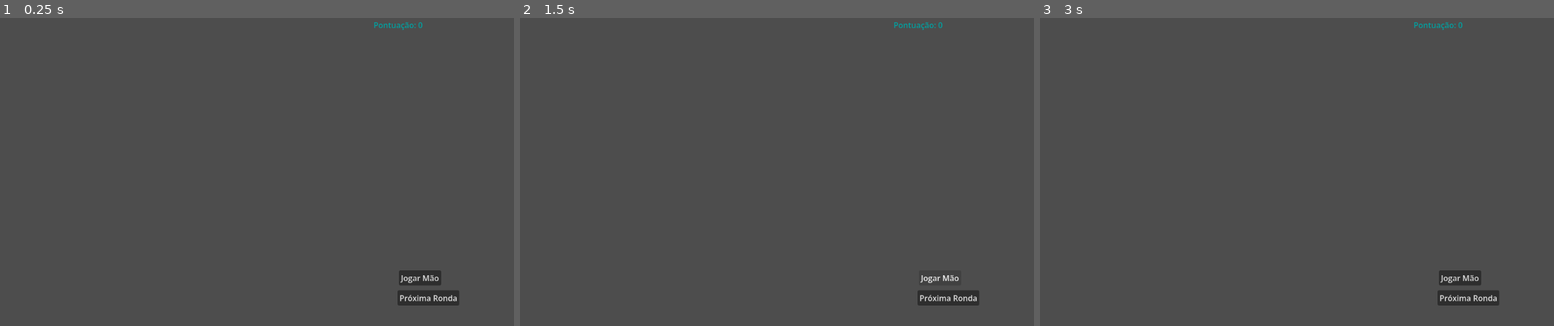
Above: before the commit, frames 1-3 (left to right).
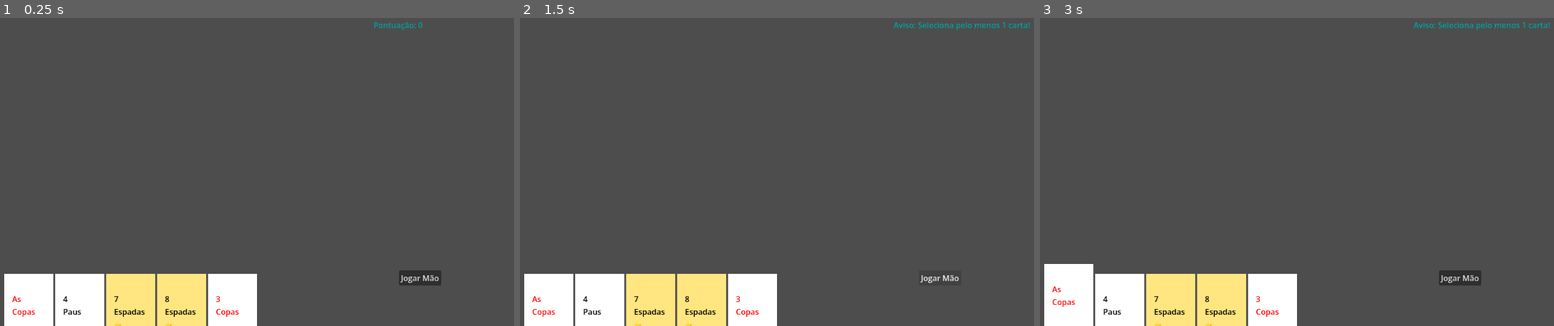
Above: after the commit, the same moments.

Repository: Campos45/des-poker
Game: Godot game, scene res://scenes/main.tscn
Two runs of this game, one before a commit and one after it. Both use one fixed random seed, a clock stepped at 60 frames per second and the inputs below.
Inputs (mouse positions are in pixels of both pictures, inside the frame that each line leads up to):
- Up to frame 1 (0.25 s): no input
- Up to frame 2 (1.5 s): click (946, 298) at 0.5 s, where only the run before the commit has a clickable "Próxima Ronda"; click "Jogar Mão" at 1.25 s
- Up to frame 3 (3 s): click "Jogar Mão" at 2 s; click (1070, 310) at 2.77 s

The runs differ from the first frame. In frame 1, 8.7% of the frame differs, in the area x 0-90%, y 83-100%; in frame 2, 8.9%; in frame 3, 9.2%, in the area x 0-100%, y 1-100%.
Error before the commit: Attempt to call function 'add_child' in base 'null instance' on a null instance. (res://scripts/deck.gd:52)

Commit message:
Sprint 10: O Ciclo de Jogo Infinito (Game Loop e Reset de Mesa)

Diff:
--- a/scripts/deck.gd
+++ b/scripts/deck.gd
@@ -17,13 +17,17 @@
 var ranks = ["2", "3", "4", "5", "6", "7", "8", "9", "10", "Valete", "Dama", "Rei", "As"]
 var deck = []
 
-# Referência ao contentor que criaste na cena Main
-@onready var card_display = $CardDisplay
+@onready var player_display = $PlayerHandDisplay
+@onready var community_display = $CommunityDisplay
+@onready var play_button = $PlayButton
+@onready var score_label = $ScoreLabel
+@onready var next_round_button = $NextRoundButton
 
 func _ready():
 	randomize()
+	next_round_button.hide()
 	create_deck()
-	spawn_hand_visuals()
+	spawn_game_table()
 
 func create_deck():
 	deck.clear()
@@ -35,26 +39,84 @@
 			deck.append(new_card)
 	deck.shuffle()
 
-# Esta função faz a magia de colocar as cartas no ecrã
-func spawn_hand_visuals():
-	# Tiramos 5 cartas do baralho
-	var my_hand = []
+func spawn_game_table():
+	# 1. Distribuir 5 Cartas Comunitárias para a Mesa
 	for i in range(5):
-		my_hand.append(deck[i])
+		var card_data = deck.pop_front()
+		var new_card_visual = CARD_VISUAL_SCENE.instantiate()
+		community_display.add_child(new_card_visual)
+		new_card_visual.setup_card(card_data)
 
-	# Para cada uma dessas 5 cartas:
-	# Para cada uma dessas 5 cartas:
-	for card_data in my_hand:
-		# 1. Criamos uma instância da cena visual
+	# 2. Distribuir 7 Cartas para a Mão do Jogador
+	for i in range(7):
+		var card_data = deck.pop_front()
 		var new_card_visual = CARD_VISUAL_SCENE.instantiate()
+		player_display.add_child(new_card_visual)
+		new_card_visual.setup_card(card_data)
 
-		# 2. Adicionamo-la como filha do HBoxContainer (para ficar alinhada)
-		card_display.add_child(new_card_visual)
+func _on_play_button_pressed():
+	var selected_cards = []
+	var remaining_cards = []
 
-		# 3. Passamos os dados (rank, suit, especial) para o script da carta
-		new_card_visual.setup_card(card_data) # <--- A TUA LINHA 55 DEVE SER ESTA
+	# Analisar a prateleira do Jogador
+	for card_visual in player_display.get_children():
+		if card_visual.is_selected:
+			selected_cards.append(card_visual.card_data)
+			card_visual.queue_free() # Destrói as que jogaste
+		else:
+			remaining_cards.append(card_visual.card_data)
 
-	# Opcional: Mostrar também a pontuação na consola para confirmar
-	var hand_data = HandEvaluator.evaluate_5_card_hand(my_hand)
-	var score_data = HandEvaluator.calculate_score(hand_data)
-	print("Mão Visualizada: ", hand_data["name"], " | Pontos: ", score_data["total"])
+	# Analisar a prateleira da Mesa (Comunitárias)
+	for card_visual in community_display.get_children():
+		if card_visual.is_selected:
+			selected_cards.append(card_visual.card_data)
+			card_visual.toggle_selection()
+		remaining_cards.append(card_visual.card_data)
+
+	if selected_cards.size() > 5:
+		score_label.text = "Aviso: Seleciona no máximo 5 cartas combinadas!"
+		return
+	elif selected_cards.size() == 0:
+		score_label.text = "Aviso: Seleciona pelo menos 1 carta!"
+		return
+
+	# --- PRIMEIRA MÃO ---
+	var hand1_data = HandEvaluator.evaluate_5_card_hand(selected_cards)
+	var score1_data = HandEvaluator.calculate_score(hand1_data)
+
+	var final_text = "Primeira Mão: " + hand1_data["name"] + "\n"
+	final_text += str(score1_data["chips"]) + " Fichas X " + str(score1_data["mult"]) + " Mult = " + str(score1_data["total"]) + "\n\n"
+
+	# --- SEGUNDA MÃO (IA) ---
+	var hand2_data = HandEvaluator.find_best_hand(remaining_cards)
+	var score2_data = hand2_data["score_data"]
+
+	final_text += "Segunda Mão (Auto): " + hand2_data["name"] + "\n"
+	final_text += str(score2_data["chips"]) + " Fichas X " + str(score2_data["mult"]) + " Mult = " + str(score2_data["total"]) + "\n\n"
+
+	# --- GRANDE TOTAL ---
+	var grand_total = score1_data["total"] + score2_data["total"]
+	final_text += "GRANDE TOTAL DA RONDA: " + str(grand_total) + " Pontos!"
+
+	score_label.text = final_text
+
+	# Troca os botões
+	play_button.hide()
+	play_button.disabled = false
+	next_round_button.show()
+
+func _on_next_round_button_pressed():
+	# Destruir os restos de cartas antigas
+	for card in player_display.get_children():
+		card.queue_free()
+	for card in community_display.get_children():
+		card.queue_free()
+
+	# Resetar a Interface
+	score_label.text = "Pontuação: 0"
+	next_round_button.hide()
+	play_button.show()
+
+	# Nova ronda
+	create_deck()
+	spawn_game_table()
